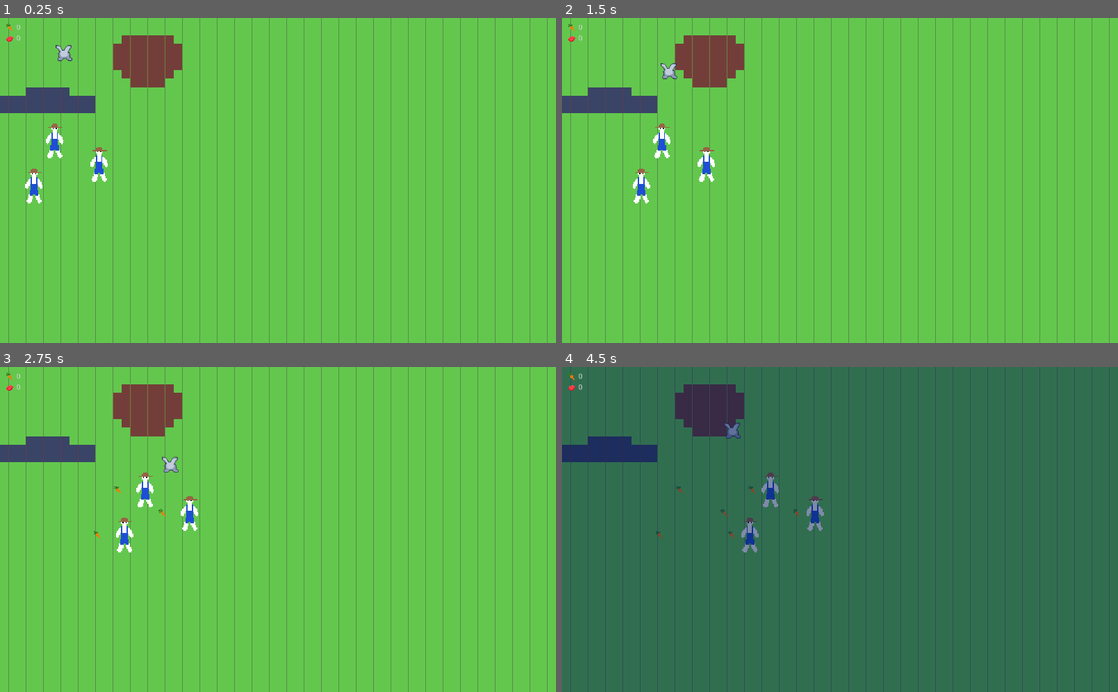
Above: before the commit, frames 1-4 (two rows, left to right).
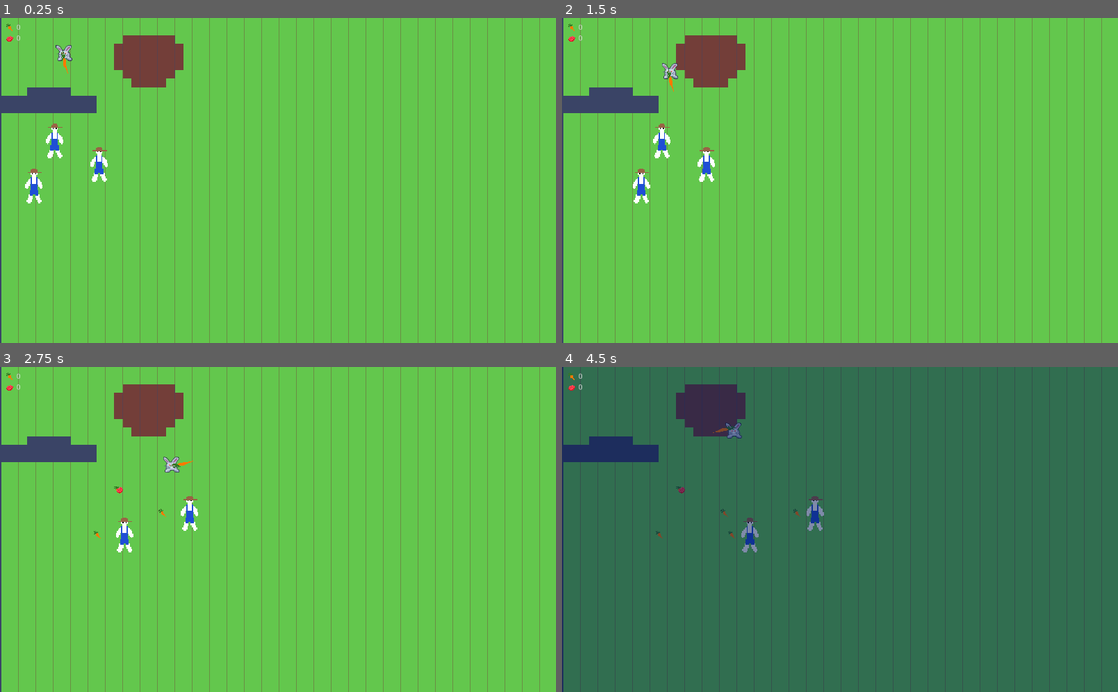
Above: after the commit, the same moments.

Repository: axerosh/rabbit-rampage
Game: Godot game, scene res://level.tscn
Two runs of this game, one before a commit and one after it. Both use one fixed random seed, a clock stepped at 60 frames per second and the inputs below.
Inputs:
- Up to frame 1 (0.25 s): no input
- Up to frame 2 (1.5 s): hold D (move_right) 0.53-1.28 s; hold Space (attack, bound only after the commit) 0.53-1.28 s; hold S (move_down) from 1.28 s (still down); tap Space (attack, bound only after the commit) at 1.35 s
- Up to frame 3 (2.75 s): release S (move_down) at 2.03 s; hold D (move_right) from 2.03 s (still down); hold Space (attack, bound only after the commit) from 2.03 s (still down)
- Up to frame 4 (4.5 s): release D (move_right) at 2.78 s; release Space (attack, bound only after the commit) at 2.78 s; hold W (move_up) 2.78-3.53 s; tap Space (attack, bound only after the commit) at 2.85, 4.35 s; hold Space (attack, bound only after the commit) 3.53-4.28 s; hold A (move_left) from 3.53 s (still down)

The runs differ from the first frame. In frame 1, 8.1% of the frame differs, in the area x 0-99%, y 0-100%; in frame 2, 8.1%; in frame 3, 8.3%; in frame 4, 8.3%.

Commit message:
Add rabbit attacking and navigation skell

Diff:
--- a/Rabbit.tscn
+++ /dev/null
@@ -1,115 +0,0 @@
-[gd_scene load_steps=9 format=2]
-
-[ext_resource path="res://images/rabbit.png" type="Texture" id=1]
-[ext_resource path="res://images/rabbit-back.png" type="Texture" id=3]
-[ext_resource path="res://images/night_overlay.png" type="Texture" id=4]
-[ext_resource path="res://night_overlay.gd" type="Script" id=5]
-
-[sub_resource type="GDScript" id=4]
-script/source = "extends KinematicBody2D
-
-var moveSpeed: int = 10000
-
-var carrots_collected: int = 0
-var flesh_collected: int = 0
-
-var velocity: Vector2 = Vector2()
-var facingDir: Vector2 = Vector2(0, 1)
-
-func _ready() -> void:
-	DayNightManager.connect(\"day_night_changed\", self, \"_on_DayNightManager_day_night_changed\")
-
-func _exit_tree() -> void:
-	DayNightManager.disconnect(\"day_night_changed\", self, \"_on_DayNightManager_day_night_changed\")
-
-func _physics_process(delta: float) -> void:
-
-	velocity = Vector2()
-
-	if Input.is_action_pressed(\"move_up\"):
-		velocity.y -= 1
-		facingDir = Vector2(0, -1)
-	if Input.is_action_pressed(\"move_down\"):
-		velocity.y += 1
-		facingDir = Vector2(0, 1)
-	if Input.is_action_pressed(\"move_left\"):
-		velocity.x -= 1
-		facingDir = Vector2(-1, 0)
-	if Input.is_action_pressed(\"move_right\"):
-		velocity.x += 1
-		facingDir = Vector2(1, 0)
-
-	velocity = velocity.normalized()
-
-	var _movement: Vector2 = move_and_slide(velocity * moveSpeed * delta)
-
-func _on_DayNightManager_day_night_changed(is_night: bool) -> void:
-	if (is_night):
-		print(\"Is night, should turn into monster\")
-	else:
-		print(\"Is day, should turn into bunny\")
-
-func _on_CollectionArea2D_area_entered(area: Area2D) -> void:
-	if (area is Carrot):
-		carrots_collected += 1
-		print(\"Carrots collected: \" + str(carrots_collected))
-		area.queue_free()
-	if (area is Flesh):
-		flesh_collected += 1
-		print(\"Flesh collected: \" + str(flesh_collected))
-		area.queue_free()
-"
-
-[sub_resource type="SpriteFrames" id=1]
-animations = [ {
-"frames": [ ExtResource( 1 ) ],
-"loop": true,
-"name": "Front",
-"speed": 5.0
-}, {
-"frames": [ ExtResource( 3 ) ],
-"loop": true,
-"name": "Idle_Front",
-"speed": 5.0
-} ]
-
-[sub_resource type="RectangleShape2D" id=2]
-extents = Vector2( 10.5, 10 )
-
-[sub_resource type="CircleShape2D" id=3]
-
-[node name="KinematicBody2D" type="KinematicBody2D"]
-script = SubResource( 4 )
-
-[node name="AnimatedSprite" type="AnimatedSprite" parent="."]
-frames = SubResource( 1 )
-animation = "Idle_Front"
-
-[node name="CollisionShape2D" type="CollisionShape2D" parent="."]
-position = Vector2( -0.5, 6 )
-shape = SubResource( 2 )
-
-[node name="Camera2D" type="Camera2D" parent="."]
-current = true
-
-[node name="NightOverlay" type="TextureRect" parent="Camera2D"]
-visible = false
-margin_left = -512.0
-margin_top = -300.0
-margin_right = 512.0
-margin_bottom = 300.0
-texture = ExtResource( 4 )
-expand = true
-script = ExtResource( 5 )
-__meta__ = {
-"_edit_use_anchors_": false
-}
-
-[node name="CollectionArea2D" type="Area2D" parent="."]
-
-[node name="CollisionShape2D" type="CollisionShape2D" parent="CollectionArea2D"]
-position = Vector2( -0.5, 6 )
-scale = Vector2( 2, 2 )
-shape = SubResource( 3 )
-
-[connection signal="area_entered" from="CollectionArea2D" to="." method="_on_CollectionArea2D_area_entered"]
--- a/humans/farmer.gd
+++ b/humans/farmer.gd
@@ -5,7 +5,6 @@
 const carrot_scene: PackedScene = preload("res://collectables/carrot.tscn");
 
 const time_between_drops: float = 2.0;
-const drops_before_death: int = 2;
 const speed: Vector2 = Vector2(4000, 0);
 
 var time_until_drop: float = time_between_drops;
@@ -18,11 +17,7 @@
 	time_until_drop -= delta;
 	if (time_until_drop <= 0.0):
 		time_until_drop = time_between_drops;
-		if (carrots_dropped < drops_before_death):
-			carrots_dropped += 1;
-			drop_carrot()
-		else:
-			drop_dead()
+		drop_carrot()
 
 func drop_carrot() -> void:
 	var carrot: Carrot = carrot_scene.instance();
--- a/level.tscn
+++ b/level.tscn
@@ -1,8 +1,12 @@
-[gd_scene load_steps=7 format=2]
+[gd_scene load_steps=9 format=2]
 
 [ext_resource path="res://images/tileset.png" type="Texture" id=1]
 [ext_resource path="res://rabbit/Rabbit.tscn" type="PackedScene" id=2]
 [ext_resource path="res://humans/farmer.tscn" type="PackedScene" id=3]
+
+[sub_resource type="NavigationPolygon" id=4]
+vertices = PoolVector2Array( 16, 16, 0, 16, 0, 0, 16, 0 )
+polygons = [ PoolIntArray( 0, 1, 2, 3 ) ]
 
 [sub_resource type="ConvexPolygonShape2D" id=1]
 points = PoolVector2Array( 0, 0, 16, 0, 16, 16, 0, 16 )
@@ -19,6 +23,7 @@
 0/tile_mode = 0
 0/occluder_offset = Vector2( 0, 0 )
 0/navigation_offset = Vector2( 0, 0 )
+0/navigation = SubResource( 4 )
 0/shape_offset = Vector2( 0, 0 )
 0/shape_transform = Transform2D( 1, 0, 0, 1, 0, 0 )
 0/shape_one_way = false
@@ -68,15 +73,38 @@
 } ]
 2/z_index = 0
 
-[node name="Node2D" type="Node2D"]
+[sub_resource type="GDScript" id=5]
+script/source = "extends TileMap
 
-[node name="TileMap" type="TileMap" parent="."]
+
+# Declare member variables here. Examples:
+# var a = 2
+# var b = \"text\"
+
+
+# Called when the node enters the scene tree for the first time.
+func _ready():
+	pass # Replace with function body.
+
+
+# Called every frame. 'delta' is the elapsed time since the previous frame.
+#func _process(delta):
+#	pass
+"
+
+[node name="Game" type="Node2D"]
+
+[node name="Navigation2D" type="Navigation2D" parent="."]
+position = Vector2( 2, 0 )
+
+[node name="TileMap" type="TileMap" parent="Navigation2D"]
 tile_set = SubResource( 3 )
 cell_size = Vector2( 16, 16 )
 format = 1
 tile_data = PoolIntArray( -1638435, 2, 0, -1638434, 2, 0, -1638433, 2, 0, -1638432, 2, 0, -1638431, 2, 0, -1638430, 2,  …(177304 unchanged characters)…
+script = SubResource( 5 )
 
-[node name="KinematicBody2D" parent="." instance=ExtResource( 2 )]
+[node name="Rabbit" parent="." instance=ExtResource( 2 )]
 position = Vector2( 119, 63 )
 
 [node name="Farmer" parent="." instance=ExtResource( 3 )]
--- a/project.godot
+++ b/project.godot
@@ -67,6 +67,11 @@
 "events": [ Object(InputEventKey,"resource_local_to_scene":false,"resource_name":"","device":0,"alt":false,"shift":false,"control":false,"meta":false,"command":false,"pressed":false,"scancode":68,"physical_scancode":0,"unicode":0,"echo":false,"script":null)
  ]
 }
+attack={
+"deadzone": 0.5,
+"events": [ Object(InputEventKey,"resource_local_to_scene":false,"resource_name":"","device":0,"alt":false,"shift":false,"control":false,"meta":false,"command":false,"pressed":false,"scancode":32,"physical_scancode":0,"unicode":0,"echo":false,"script":null)
+ ]
+}
 
 [physics]
 
--- a/rabbit/Rabbit.tscn
+++ b/rabbit/Rabbit.tscn
@@ -6,17 +6,18 @@
 [ext_resource path="res://gui/gui.tscn" type="PackedScene" id=4]
 [ext_resource path="res://images/night_overlay.png" type="Texture" id=5]
 [ext_resource path="res://night_overlay.gd" type="Script" id=6]
+[ext_resource path="res://images/collectable_carrot.png" type="Texture" id=7]
 
 [sub_resource type="SpriteFrames" id=1]
 animations = [ {
+"frames": [ ExtResource( 3 ) ],
+"loop": true,
+"name": "Back",
+"speed": 5.0
+}, {
 "frames": [ ExtResource( 1 ) ],
 "loop": true,
 "name": "Front",
-"speed": 5.0
-}, {
-"frames": [ ExtResource( 3 ) ],
-"loop": true,
-"name": "Idle_Front",
 "speed": 5.0
 } ]
 
@@ -25,12 +26,17 @@
 
 [sub_resource type="CircleShape2D" id=3]
 
+[sub_resource type="CapsuleShape2D" id=4]
+radius = 6.0
+height = 24.0
+
 [node name="Rabbit" type="KinematicBody2D"]
 script = ExtResource( 2 )
+monster_mode = true
 
 [node name="AnimatedSprite" type="AnimatedSprite" parent="."]
 frames = SubResource( 1 )
-animation = "Idle_Front"
+animation = "Front"
 
 [node name="CollisionShape2D" type="CollisionShape2D" parent="."]
 position = Vector2( -0.5, 6 )
@@ -67,6 +73,19 @@
 scale = Vector2( 2, 2 )
 shape = SubResource( 3 )
 
+[node name="HitBox" type="Area2D" parent="."]
+
+[node name="CollisionShape2D" type="CollisionShape2D" parent="HitBox"]
+position = Vector2( 0, 24 )
+shape = SubResource( 4 )
+
+[node name="Sprite" type="Sprite" parent="HitBox"]
+position = Vector2( 0, 19.5 )
+scale = Vector2( 1, 2.8125 )
+texture = ExtResource( 7 )
+
 [connection signal="carrot_count_changed" from="." to="Camera2D/CanvasLayer/GUI" method="_on_Rabbit_carrot_count_changed"]
 [connection signal="flesh_count_changed" from="." to="Camera2D/CanvasLayer/GUI" method="_on_Rabbit_flesh_count_changed"]
 [connection signal="area_entered" from="CollectionArea2D" to="." method="_on_CollectionArea2D_area_entered"]
+[connection signal="body_entered" from="HitBox" to="." method="_on_HitBox_body_entered"]
+[connection signal="body_exited" from="HitBox" to="." method="_on_HitBox_body_exited"]
--- a/rabbit/RabbitScript.gd
+++ b/rabbit/RabbitScript.gd
@@ -2,11 +2,15 @@
 
 var moveSpeed: int = 10000
 
+export var monster_mode: bool = false
 var carrots_collected: int = 0
 var flesh_collected: int = 0
 
 var velocity: Vector2 = Vector2()
-var facingDir: Vector2 = Vector2(0, 1)
+var facing_dir: Vector2 = Vector2(0, 1)
+var hitbox_rot_degrees: float = 0
+
+var current_target: Farmer = null
 
 signal carrot_count_changed(new_carrot_count)
 signal flesh_count_changed(new_flesh_count)
@@ -23,16 +27,24 @@
 
 	if Input.is_action_pressed("move_up"):
 		velocity.y -= 1
-		facingDir = Vector2(0, -1)
+		facing_dir = Vector2(0, -1)
+		hitbox_rot_degrees = 180
 	if Input.is_action_pressed("move_down"):
 		velocity.y += 1
-		facingDir = Vector2(0, 1)
+		facing_dir = Vector2(0, 1)
+		hitbox_rot_degrees = 0
 	if Input.is_action_pressed("move_left"):
 		velocity.x -= 1
-		facingDir = Vector2(-1, 0)
+		facing_dir = Vector2(-1, 0)
+		hitbox_rot_degrees = 90
 	if Input.is_action_pressed("move_right"):
 		velocity.x += 1
-		facingDir = Vector2(1, 0)
+		facing_dir = Vector2(1, 0)
+		hitbox_rot_degrees = 270
+
+	$HitBox.rotation_degrees = hitbox_rot_degrees
+	if Input.is_action_pressed("attack") and monster_mode and current_target != null:
+		current_target.drop_dead()
 
 	velocity = velocity.normalized()
 
@@ -53,3 +65,13 @@
 		flesh_collected += 1
 		area.queue_free()
 		emit_signal("flesh_count_changed", flesh_collected)
+
+
+func _on_HitBox_body_entered(body):
+	if (body is Farmer):
+		current_target = (body as Farmer)
+
+
+func _on_HitBox_body_exited(body):
+	if (body is Farmer):
+		current_target = null
Not shown: 1 places in rabbit/Rabbit.tscn that only renumber resources
